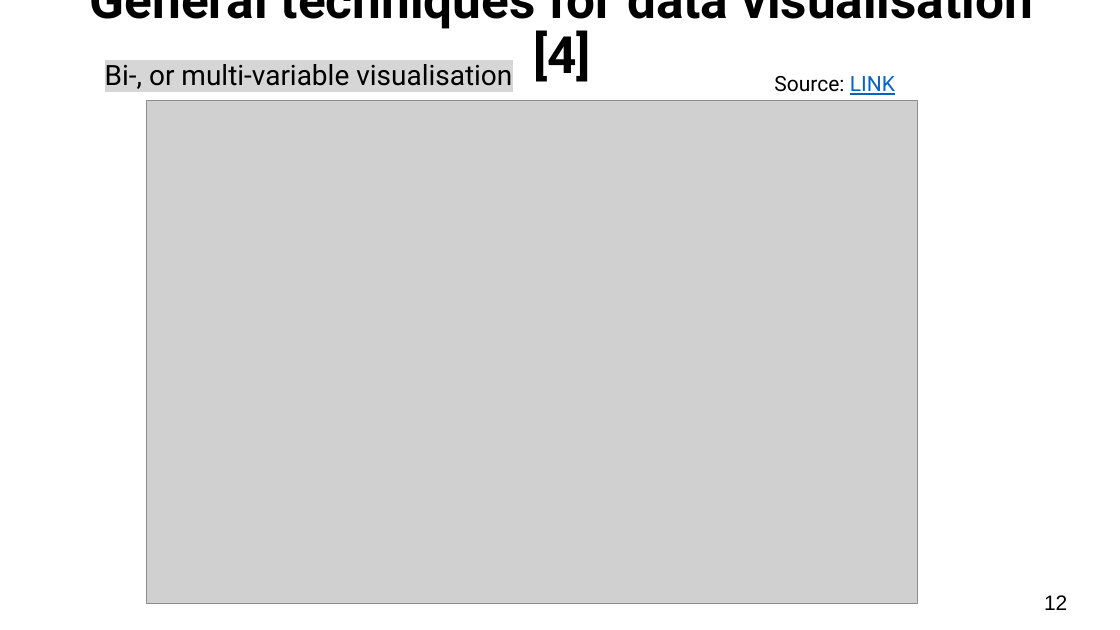
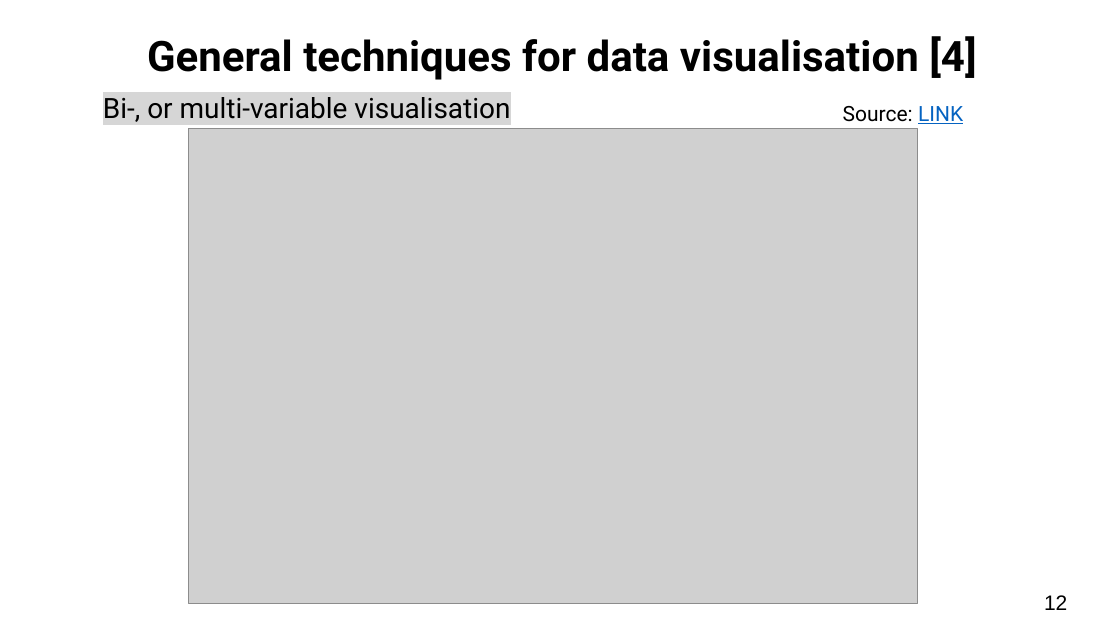
Before and after one commit to UCLPG-MSC-SGDS/POLS0008, a slide deck: slide 12 of Lecture_notes_ppts/POLS0008-2022-23 Week 3 Examining Data II.pptx. Drawn at 1120x630 pixels with LibreOffice and Linux fonts; fonts in the diff are those of the drawing; grey boxes stand for pictures. Boxes give left, top, right and bottom in pixels: in the first picture for what was removed or moved away, otherwise in the second. Text is boxed around its words. In the diff, an @@ line names an element or a change of style, - is before the commit and + after.

```diff
--- a/Lecture_notes_ppts/POLS0008-2022-23 Week 3 Examining Data II.pptx
+++ b/Lecture_notes_ppts/POLS0008-2022-23 Week 3 Examining Data II.pptx
@@ title "General techniques for data visualisation ...": place and size @@
-title "General techniques for data visualisation ..." at box(90, 0, 1033, 82)
+title "General techniques for data visualisation ..." at box(147, 36, 976, 80)
@@ title "General techniques for data visualisation ..." at box(147, 36, 976, 80): size 44 to 36 pt @@
@@ text "Bi-, or multi-variable visualisation" rewrapped from box(105, 59, 512, 89) to box(103, 97, 510, 122) @@
@@ text "Source: LINK": place and size @@
-text "Source: LINK" at box(774, 76, 895, 95)
+text "Source: LINK" at box(843, 106, 963, 124)
@@ picture: place and size @@
-picture at box(146, 101, 918, 603)
+picture at box(189, 129, 918, 604)
```
Also in this commit, not shown: 7 other slides changed, 2 slides added, 6 other files.
